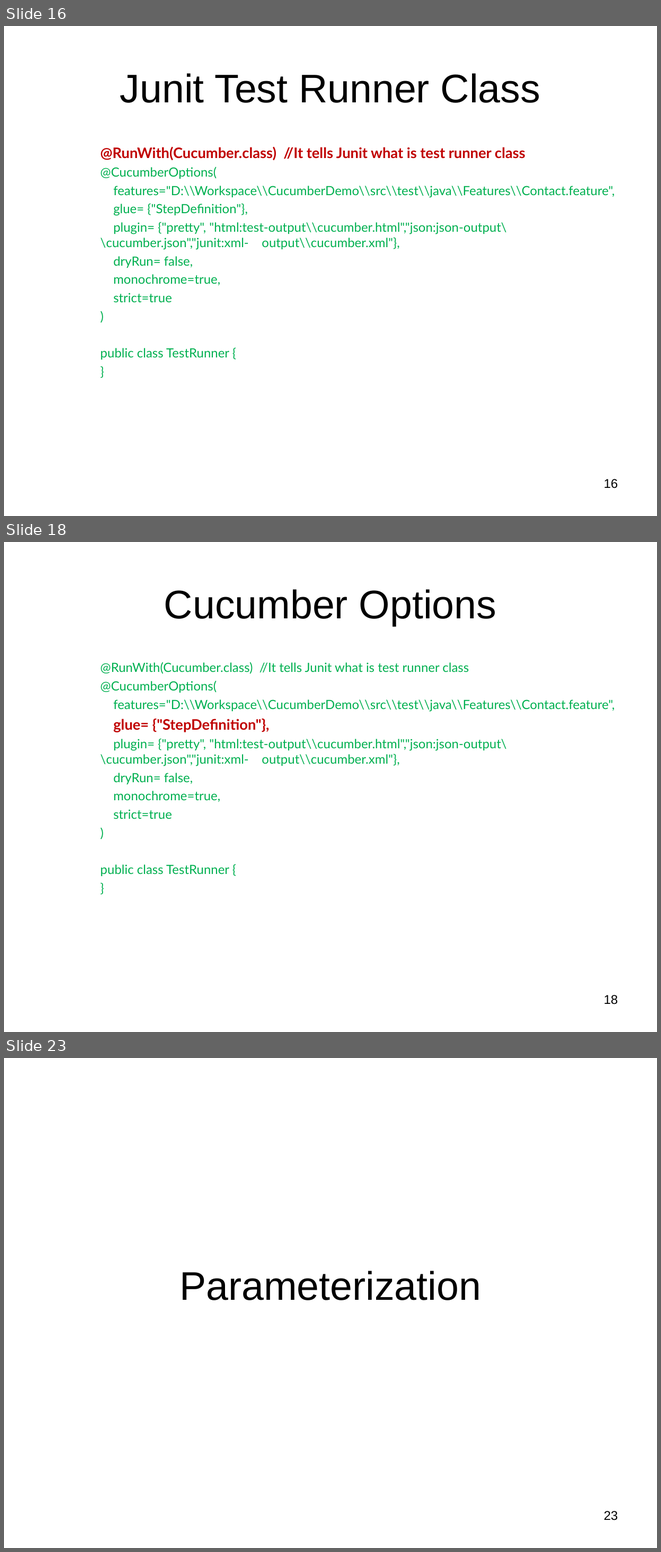
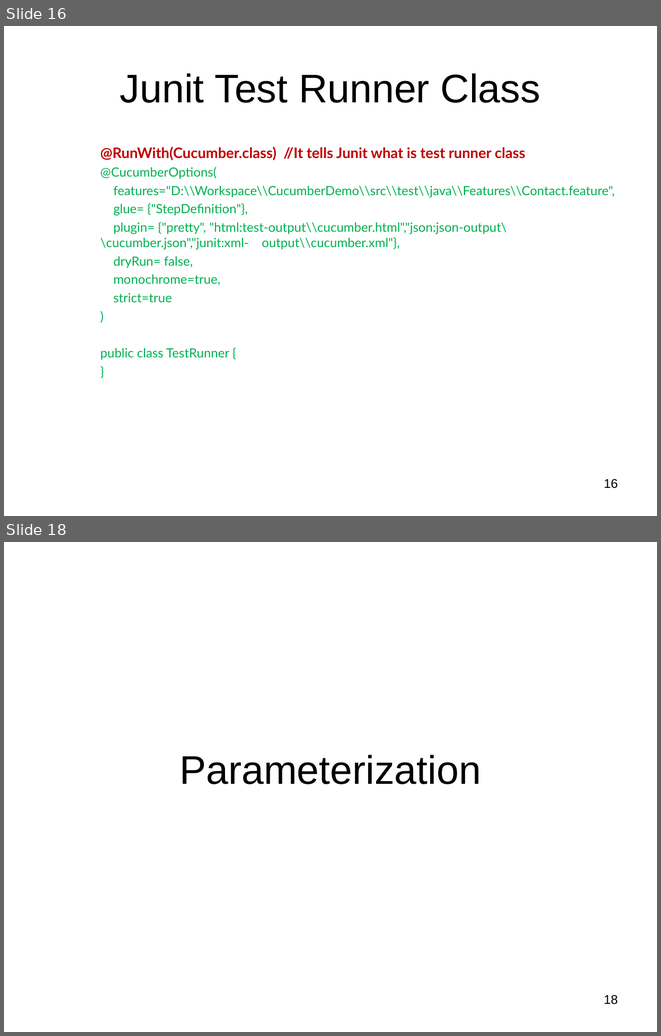
Before and after one commit to sourisengupta/CucumberDemo, a slide deck: WebUI Automation Using Simple English.ppt. Shown one above the other, each under a label of ours: slides 16, 18 and 23 before the commit, slides 16 and 18 after it; the slides between them are not shown. The pictures are 661x1552 and 661x1036 pixels, drawn with LibreOffice and Linux fonts; fonts in the diff are those of the drawing; background and template pictures are left out. Boxes give left, top, right and bottom in pixels: in the first picture for what was removed or moved away, otherwise in the second. Text is boxed around its words. In the diff, an @@ line names an element or a change of style, - is before the commit and + after.

Commit message:
remooved slides for cucumber options as suggested by Nilay

```diff
--- a/WebUI Automation Using Simple English.ppt
+++ b/WebUI Automation Using Simple English.ppt
@@ slide 18 removed at [4, 542, 657, 1032], background picture (left out) @@
@@ title removed at [164, 589, 496, 626] @@
-Cucumber Options
@@ text removed at [100, 662, 615, 876] @@
-    @RunWith(Cucumber.class) //It tells Junit what is test runner class
-    @CucumberOptions(
-    features="D:\\Workspace\\CucumberDemo\\src\\test\\java\\Features\\Contact.feature",
-    glue= {"StepDefinition"},
-    plugin= {"pretty", "html:test-output\\cucumber.html","json:json-output\\cucumber.json","junit:xml- output\\cucumber.xml"},
-    dryRun= false,
-    monochrome=true,
-    strict=true
-    )
-    public class TestRunner {
-    }
@@ page number removed at [604, 995, 618, 1004] @@
-18
@@ what was slide 23 is now slide 18 @@
@@ page number at [604, 995, 618, 1004]: text changed @@
-23
+18
```
Also in this commit, not shown: 1 slide changed, 4 other slides removed.
